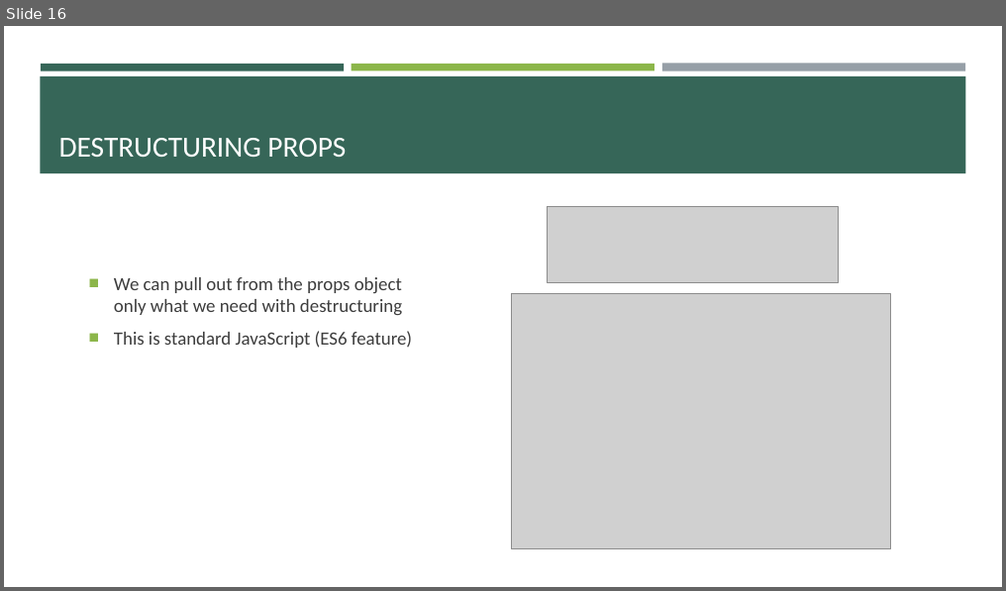
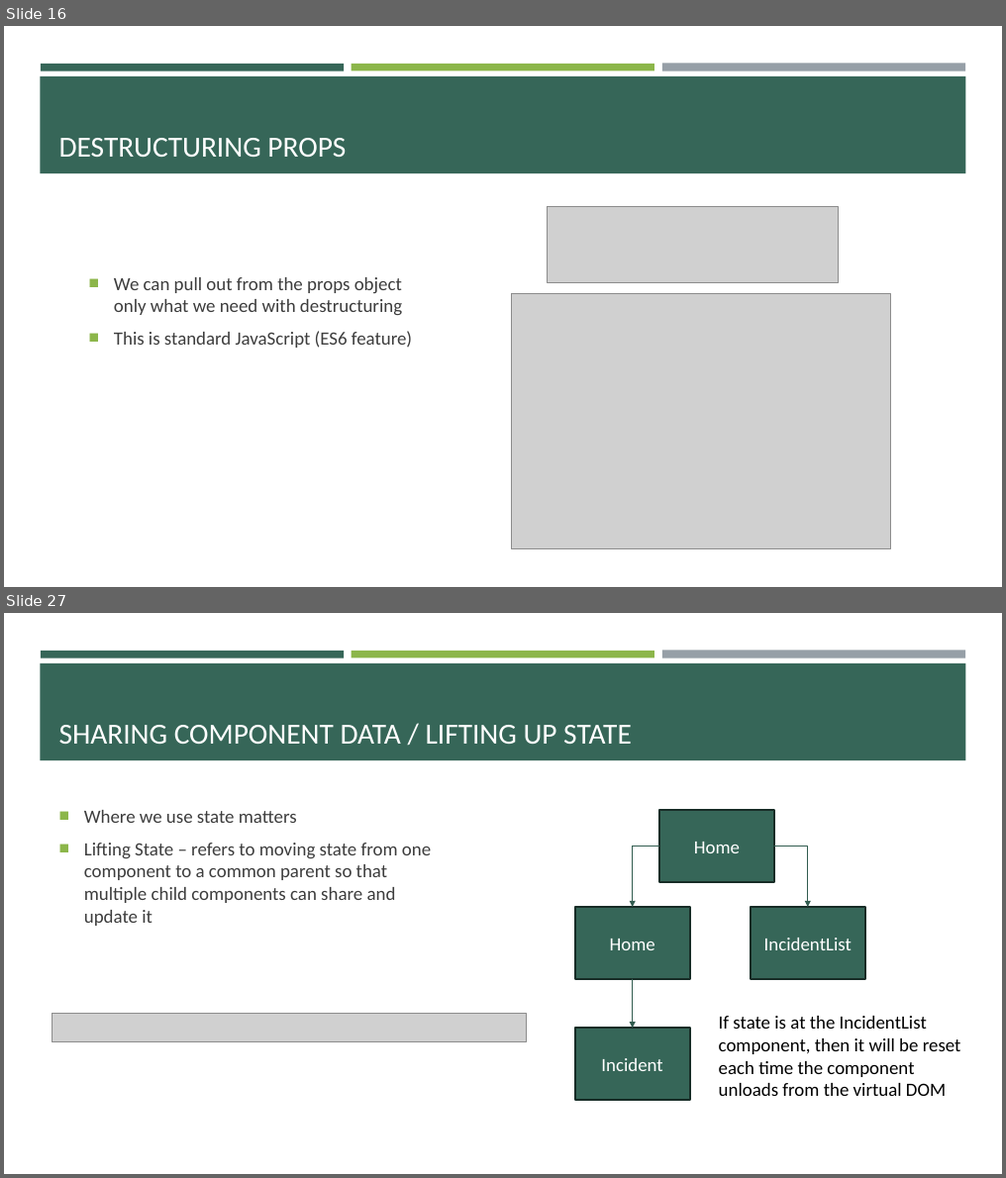
Before and after one commit to e-m-wilson/SNOW, a slide deck: Week_2/React.pptx. Shown one above the other, each under a label of ours: slide 16 before the commit, slides 16 and 27 after it; the slides between them are not shown. The pictures are 1006x591 and 1006x1178 pixels, drawn with LibreOffice and Linux fonts; fonts in the diff are those of the drawing; grey boxes stand for pictures. Boxes give left, top, right and bottom in pixels: in the first picture for what was removed or moved away, otherwise in the second. Text is boxed around its words. In the diff, an @@ line names an element or a change of style, - is before the commit and + after.

```diff
--- a/Week_2/React.pptx
+++ b/Week_2/React.pptx
@@ slide 27 added at (4, 613, 1002, 1174), background #FFFFFF; not listed: 4 template elements that a slide beside it also shows @@
@@ title added at (59, 725, 632, 744), 28 pt, text #FFFFFF @@
+SHARING COMPONENT DATA / LIFTING UP STATE
@@ text added at (84, 810, 431, 926), 18 pt, text #3D3D3D @@
+■ Where we use state matters
+■ Lifting State – refers to moving state from one component to a common parent so that multiple child components can share and update it
@@ rectangle added at (659, 810, 774, 882), fill #366658, outline #182D27 1.75 pt, 18 pt, text #FFFFFF @@
+Home
@@ elbow arrow added from (659, 847) to (633, 907), #315C4F 1 pt @@
@@ elbow arrow added from (774, 847) to (808, 907), #315C4F 1 pt @@
@@ rectangle added at (575, 907, 690, 980), fill #366658, outline #182D27 1.75 pt, 18 pt, text #FFFFFF @@
+Home
@@ rectangle added at (750, 907, 865, 980), fill #366658, outline #182D27 1.75 pt, 18 pt, text #FFFFFF @@
+IncidentList
@@ arrow added from (633, 980) to (633, 1029), #315C4F 1 pt @@
@@ picture added at (52, 1014, 527, 1042) @@
@@ text added at (719, 1016, 961, 1096), 18 pt, text #000000 @@
+If state is at the IncidentList component, then it will be reset each time the component unloads from the virtual DOM
@@ rectangle added at (575, 1029, 690, 1101), fill #366658, outline #182D27 1.75 pt, 18 pt, text #FFFFFF @@
+Incident
```
Also in this commit, not shown: 9 slides changed, 9 other slides added, 2 other files.
